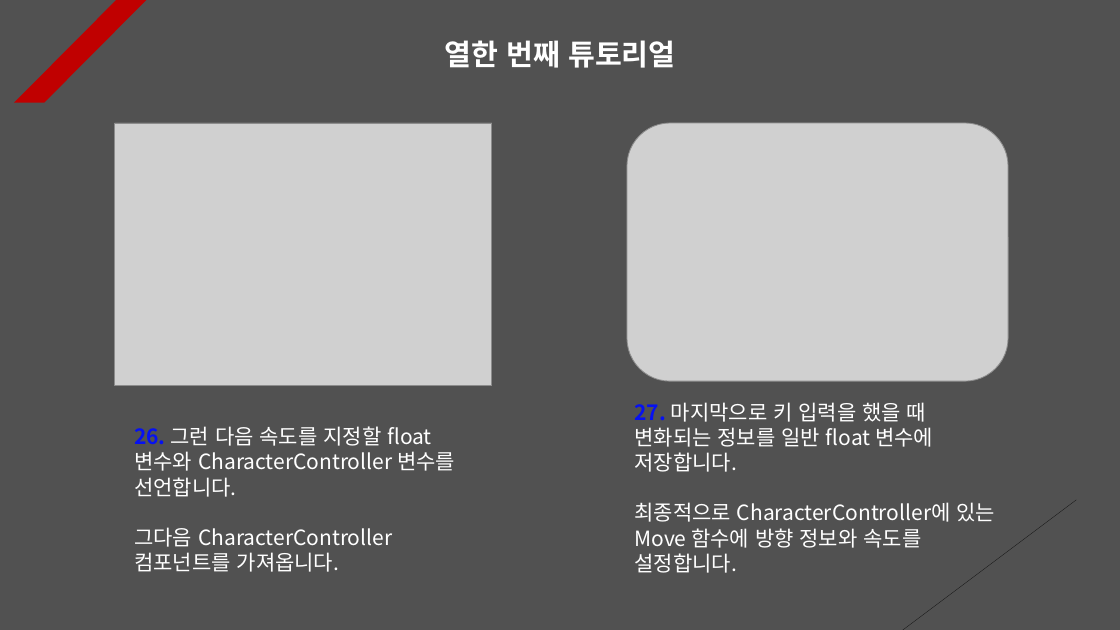
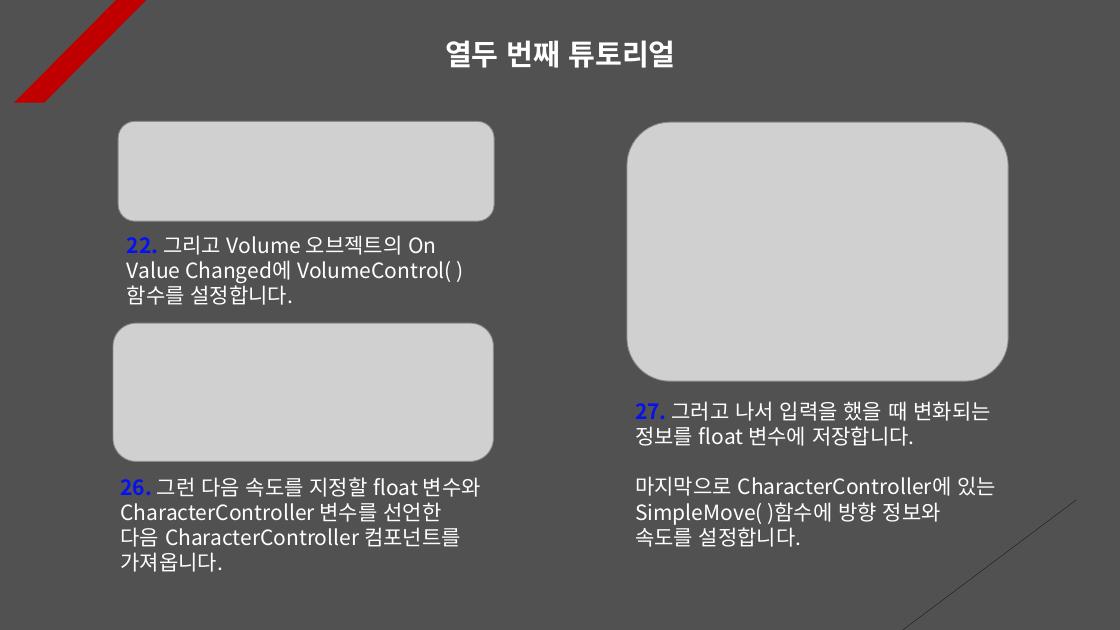
Before and after one commit to Unity2033/3D-UnityEngine, a slide deck: slide 13 of Assets/Class/Sound/PPT Data/Sound Example.pptx (slide 12 before the commit). Drawn at 1120x630 pixels with LibreOffice and Linux fonts; fonts in the diff are those of the drawing; grey boxes stand for pictures. Boxes give left, top, right and bottom in pixels: in the first picture for what was removed or moved away, otherwise in the second. Text is boxed around its words. In the diff, an @@ line names an element or a change of style, - is before the commit and + after.

```diff
--- a/Assets/Class/Sound/PPT Data/Sound Example.pptx
+++ b/Assets/Class/Sound/PPT Data/Sound Example.pptx
@@ text at box(445, 40, 676, 68): text changed @@
-열한 번째 튜토리얼
+열두 번째 튜토리얼
@@ picture removed at box(114, 123, 492, 386) @@
@@ picture added at box(118, 122, 495, 222) @@
@@ text added at box(127, 235, 452, 305), 18 pt, text #FFFFFF @@
+22. 그리고 Volume 오브젝트의 On Value Changed에 VolumeControl( ) 함수를 설정합니다.
@@ picture added at box(113, 323, 494, 462) @@
@@ text at box(635, 401, 996, 547): text changed @@
-27. 마지막으로 키 입력을 했을 때 변화되는 정보를 일반 float 변수에 저장합니다.
-최종적으로 CharacterController에 있는 Move 함수에 방향 정보와 속도를 설정합니다.
+27. 그러고 나서 입력을 했을 때 변화되는 정보를 float 변수에 저장합니다.
+마지막으로 CharacterController에 있는 SimpleMove( )함수에 방향 정보와 속도를 설정합니다.
@@ text at box(121, 477, 481, 572): text changed @@
-26. 그런 다음 속도를 지정할 float 변수와 CharacterController 변수를 선언합니다.
-그다음 CharacterController 컴포넌트를 가져옵니다.
+26. 그런 다음 속도를 지정할 float 변수와 CharacterController 변수를 선언한 다음 CharacterController 컴포넌트를 가져옵니다.
```
Also in this commit, not shown: 4 other slides changed, 1 slide added, 4 other files.
